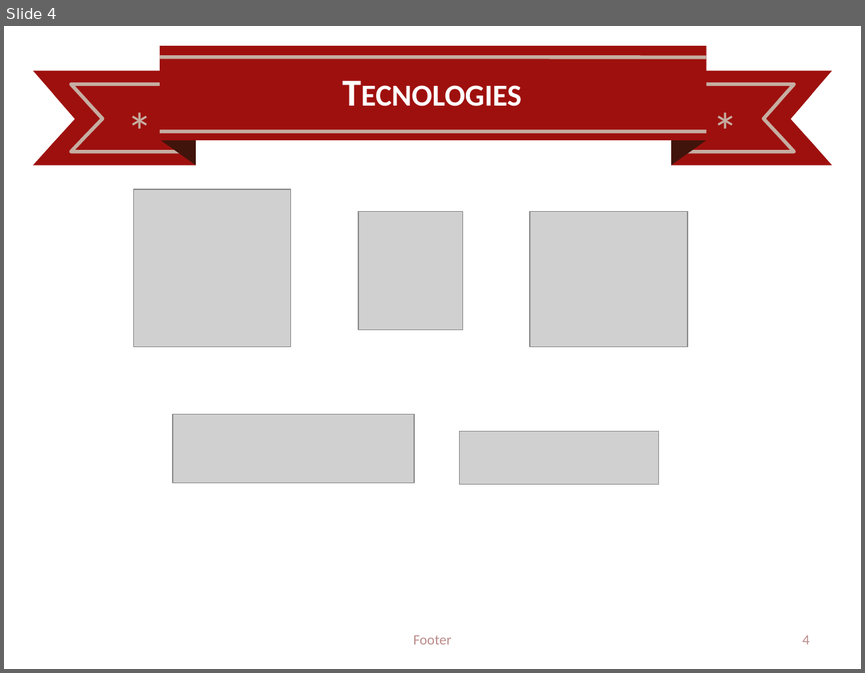
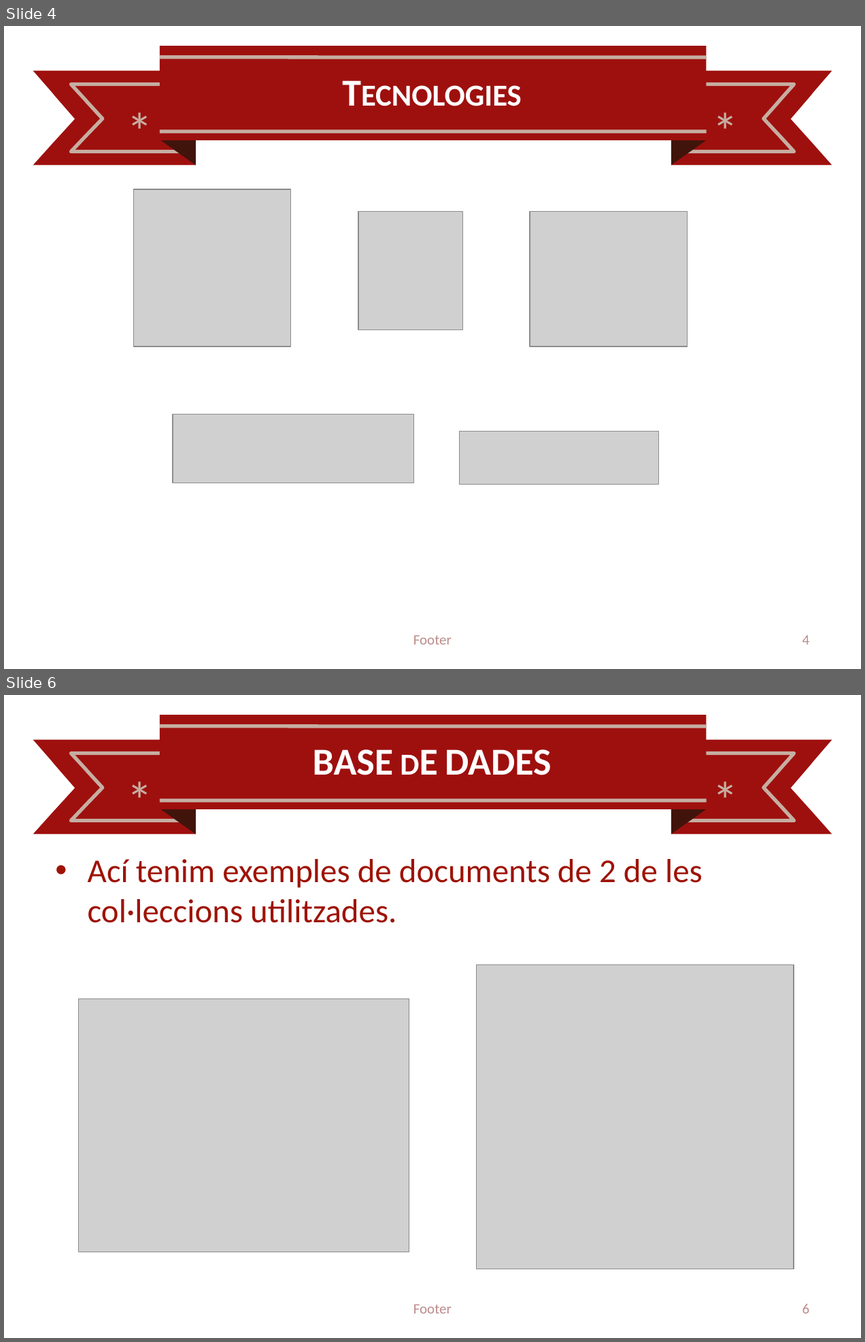
Before and after one commit to enrgmz15/TFG-EnriqueGomez, a slide deck: docs/PresentacioTFG.pptx. Shown one above the other, each under a label of ours: slide 4 before the commit, slides 4 and 6 after it; the slides between them are not shown. The pictures are 865x673 and 865x1342 pixels, drawn with LibreOffice and Linux fonts; fonts in the diff are those of the drawing; grey boxes stand for pictures; background and template pictures are left out. Boxes give left, top, right and bottom in pixels: in the first picture for what was removed or moved away, otherwise in the second. Text is boxed around its words. In the diff, an @@ line names an element or a change of style, - is before the commit and + after.

```diff
--- a/docs/PresentacioTFG.pptx
+++ b/docs/PresentacioTFG.pptx
@@ slide 6 added at (4,695,861,1338), background picture (left out); not listed: 11 template elements that a slide beside it also shows @@
@@ title added at (313,749,551,775), 32 pt, text #FFFFFF, bold, small capitals @@
+BASE dE DADES
@@ text added at (88,859,702,923), 28 pt, text #9E1306 @@
+• Ací tenim exemples de documents de 2 de les col·leccions utilitzades.
@@ picture added at (476,965,793,1268) @@
@@ picture added at (79,998,409,1251) @@
@@ text added at (413,1304,451,1313), 12 pt, text #BC8C8B @@
+Footer
@@ page number added at (802,1304,810,1313), 12 pt, text #BC8C8B @@
+6
```
Also in this commit, not shown: 16 other slides changed, 2 other slides added, 1 slide removed, 11 other files.
